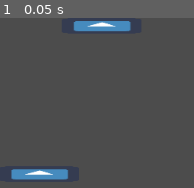
Above: before the commit, frame 1.
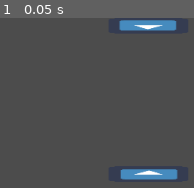
Above: after the commit, the same moment.

Repository: LDiazN/portal_breaker
Game: Godot game, scene res://Racket/test.tscn
Two runs of this game, one before a commit and one after it. Both use one fixed random seed, a clock stepped at 60 frames per second and the inputs below. The project has no main scene, so this scene is started directly. The engine's default icon, where the game draws it, is replaced by a stand-in: a white triangle on a blue panel in a dark square.
Inputs:
- Up to frame 1 (0.05 s): no input

The runs differ from the first frame. In frame 1, 6.9% of the frame differs, in the area x 5-92%, y 1-96%.

Commit message:
Ball collisions

Diff:
--- /dev/null
+++ b/portal_brick/Ball/Ball.tscn
@@ -0,0 +1,11 @@
+[gd_scene load_steps=3 format=2]
+
+[ext_resource path="res://Ball/BallMovement.gd" type="Script" id=1]
+
+[sub_resource type="CircleShape2D" id=1]
+
+[node name="Ball" type="KinematicBody2D"]
+script = ExtResource( 1 )
+
+[node name="Collider" type="CollisionShape2D" parent="."]
+shape = SubResource( 1 )
--- /dev/null
+++ b/portal_brick/Ball/BallMovement.gd
@@ -0,0 +1,16 @@
+extends KinematicBody2D
+
+export var speed : float = 10;
+var velocity = Vector2.DOWN;
+
+func _physics_process(delta):
+	var coll = move_and_collide(velocity * speed * delta);
+	if (coll != null):
+		var normal : Vector2 = coll.normal;
+		if (normal == Vector2.UP or normal == Vector2.DOWN or
+			normal == Vector2.RIGHT or normal == Vector2.LEFT):
+				var reflex : Vector2 = velocity.bounce(normal);
+				velocity = reflex;
+		else:
+			var reflex : Vector2 = velocity.bounce(normal);
+			velocity = reflex;
--- /dev/null
+++ b/portal_brick/Ball/TEST2.tscn
@@ -0,0 +1,26 @@
+[gd_scene load_steps=4 format=2]
+
+[ext_resource path="res://Ball/Ball.tscn" type="PackedScene" id=1]
+
+[sub_resource type="RectangleShape2D" id=2]
+extents = Vector2( 60, 10 )
+
+[sub_resource type="RectangleShape2D" id=1]
+extents = Vector2( 10, 80 )
+
+[node name="Node2D" type="Node2D"]
+
+[node name="KinematicBody2D" type="KinematicBody2D" parent="."]
+position = Vector2( 0, 10 )
+
+[node name="CollisionShape2D2" type="CollisionShape2D" parent="KinematicBody2D"]
+position = Vector2( 110, 10 )
+shape = SubResource( 2 )
+
+[node name="CollisionShape2D" type="CollisionShape2D" parent="KinematicBody2D"]
+position = Vector2( 140, 100 )
+shape = SubResource( 1 )
+
+[node name="Ball" parent="KinematicBody2D" instance=ExtResource( 1 )]
+position = Vector2( 100, 50 )
+speed = 30.0
--- /dev/null
+++ b/portal_brick/GameManager/GameManager.gd
@@ -0,0 +1,14 @@
+extends Node2D
+
+signal game_over;
+signal shooting_phase;
+
+export var lives = 3;
+
+func loose_life():
+	lives -= 1;
+	if (lives > 0):
+		emit_signal("shooting_phase");
+	else:
+		lives <= 0;
+		emit_signal("game_over");
--- /dev/null
+++ b/portal_brick/GameManager/GameManager.tscn
@@ -0,0 +1,6 @@
+[gd_scene load_steps=2 format=2]
+
+[ext_resource path="res://GameManager/GameManager.gd" type="Script" id=1]
+
+[node name="GameManager" type="Node2D"]
+script = ExtResource( 1 )
--- a/portal_brick/Racket/Racket.tscn
+++ b/portal_brick/Racket/Racket.tscn
@@ -24,5 +24,7 @@
 script = ExtResource( 4 )
 
 [node name="CollisionShape2D" type="CollisionShape2D" parent="TPArea"]
+rotation = 3.14159
 shape = SubResource( 1 )
+one_way_collision = true
 [connection signal="body_entered" from="TPArea" to="TPArea" method="_on_TPArea_body_entered"]
--- a/portal_brick/Racket/RacketMovement.gd
+++ b/portal_brick/Racket/RacketMovement.gd
@@ -22,6 +22,19 @@
 func _ready():
 	isTop = get_parent()._isTopOne;
 
+# Conectar a la senal de game_over y de perdida de pelota o shooting_phase
+func DisableRacket():
+	isActive = false;
+
+# Conectar a la senal de que se disparo la pelota
+func EnableRacket():
+	isActive = true;
+
+# Just moves the racket
+func Move(velocity: Vector2):
+	var parent: Node2D = get_parent();
+	parent.global_position += velocity;
+
 func _process(delta):
 	if (!isActive):
 		return;
@@ -29,8 +42,6 @@
 	_actualSpeed = 0;
 
 	# Receives top/bottom player input
-	# Bottom player moves with A/D
-	# Top player moves with LEFT/RIGHT
 	if (!isTop):
 		if (Input.is_action_pressed("b_racket_left")):
 			_actualSpeed = -_speed
@@ -55,7 +66,3 @@
 		Move(-Vector2.RIGHT * diff);
 	else:
 		pass;
-
-func Move(velocity: Vector2):
-	var parent: Node2D = get_parent();
-	parent.global_position += velocity;
--- a/portal_brick/Racket/TestKiBall.gd
+++ /dev/null
@@ -1,12 +0,0 @@
-extends KinematicBody2D
-
-# Declare member variables here. Examples:
-# var a = 2
-# var b = "text"
-
-# Called when the node enters the scene tree for the first time.
-func _ready():
-	pass # Replace with function body.
-
-func _physics_process(delta):
-	global_position += Vector2.DOWN * 4;
--- a/portal_brick/Racket/test.tscn
+++ b/portal_brick/Racket/test.tscn
@@ -1,23 +1,19 @@
-[gd_scene load_steps=4 format=2]
+[gd_scene load_steps=3 format=2]
 
 [ext_resource path="res://Racket/Racket.tscn" type="PackedScene" id=1]
-[ext_resource path="res://Racket/TestKiBall.gd" type="Script" id=2]
-
-[sub_resource type="CircleShape2D" id=1]
+[ext_resource path="res://Ball/Ball.tscn" type="PackedScene" id=2]
 
 [node name="Node2D" type="Node2D"]
 
 [node name="Racket" parent="." instance=ExtResource( 1 )]
-position = Vector2( 50, 200 )
+position = Vector2( 190, 200 )
 _linkedToPath = NodePath("../Racket2")
 _isTopOne = true
 
 [node name="Racket2" parent="." instance=ExtResource( 1 )]
-position = Vector2( 130, 10 )
+position = Vector2( 190, 10 )
+rotation = -3.14159
 
-[node name="KinematicBody2D" type="KinematicBody2D" parent="."]
-position = Vector2( 90, 110 )
-script = ExtResource( 2 )
-
-[node name="CollisionShape2D" type="CollisionShape2D" parent="KinematicBody2D"]
-shape = SubResource( 1 )
+[node name="Ball" parent="." instance=ExtResource( 2 )]
+position = Vector2( 190, 80 )
+speed = 70.0
